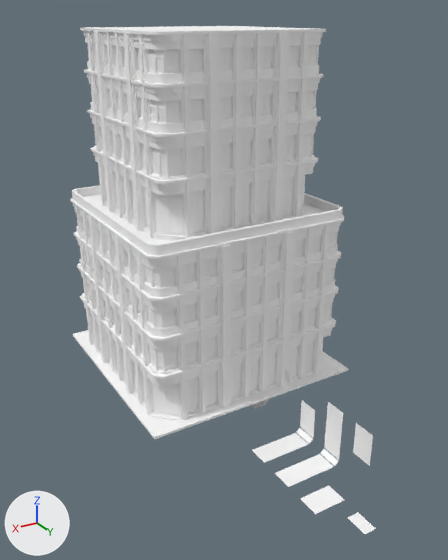
A saved change to the FBX model Assets/ThirdParty/Toon City/Models/Building_14D.fbx.
One viewpoint serves both versions: a 50 mm lens placed at (38.9, 70.8, 46.3), pointed at (2.7, 10.5, 16.1). Every picture has the same lights, and +X, +Y and +Z are marked at lower left. Where no turn or scale is listed for an object, it has been applied to the vertices.

Objects in the first picture: 'Building_14D', 'Window_Lights_14C', 'Window_Lights_14D'.
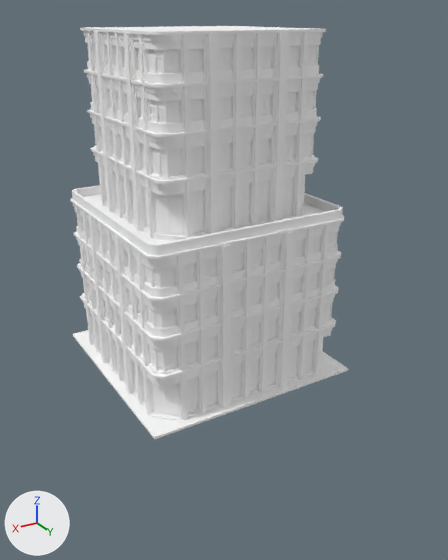
Boxes [x1, y1, x2, y2] around the edits, measured in the pictures (448 x 560 px):
'Window_Lights_14C', deleted: before [252, 369, 376, 534]

Patch to the scene script:
```diff
--- a/Assets/ThirdParty/Toon City/Models/Building_14D.fbx.py
+++ b/Assets/ThirdParty/Toon City/Models/Building_14D.fbx.py
@@ ob_window_lights_14c @@
-ob_window_lights_14c = bpy.data.objects.new('Window_Lights_14C', me_mesh_447)
-ob_window_lights_14c.location = (0.0, 0.0, 0.0)
```
